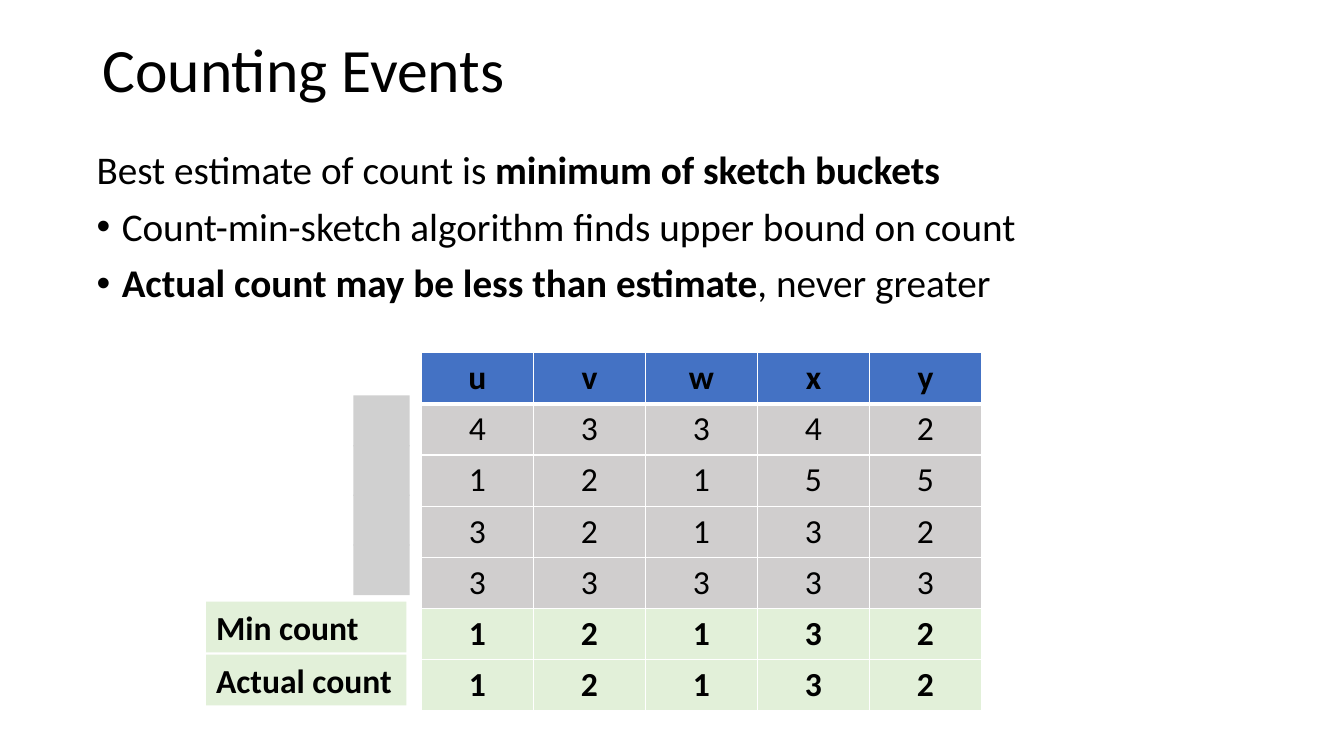
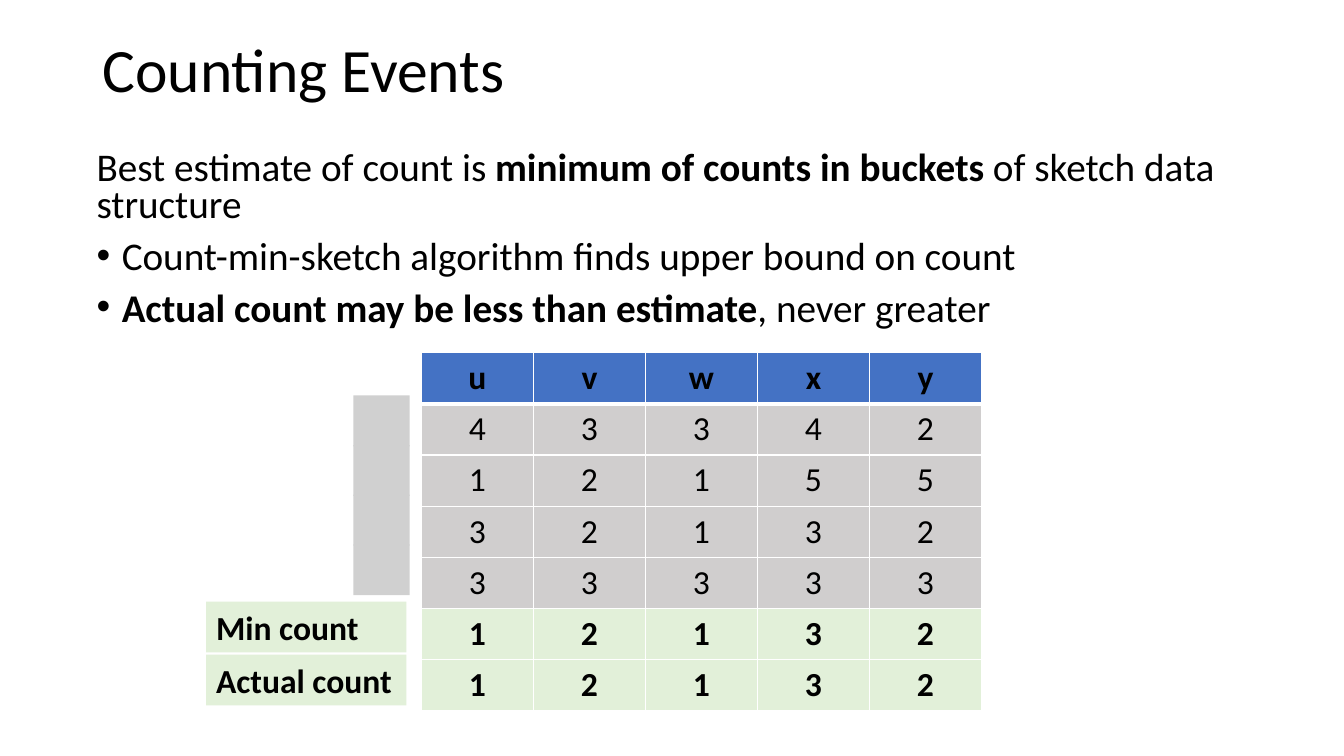
Before and after one commit to StephenElston/CSCI-E-108, a slide deck: slide 54 of slides/3_StreamingAnalytics.pptx (slide 52 before the commit). Drawn at 1344x756 pixels with LibreOffice and Linux fonts; fonts in the diff are those of the drawing; grey boxes stand for pictures. Boxes give left, top, right and bottom in pixels: in the first picture for what was removed or moved away, otherwise in the second. Text is boxed around its words. In the diff, an @@ line names an element or a change of style, - is before the commit and + after.

Commit message:
Added error analysis for count min sketch and improved demo slides

```diff
--- a/slides/3_StreamingAnalytics.pptx
+++ b/slides/3_StreamingAnalytics.pptx
@@ text at <box>97,153,1214,219</box>: text changed; bold off @@
-Best estimate of count is minimum of sketch buckets
+Best estimate of count is minimum of counts in buckets of sketch data structure
@@ text at <box>122,242,1016,329</box>: line spacing 0.9 to 0.8 @@
```
Also in this commit, not shown: 7 other slides changed, 5 slides added.
